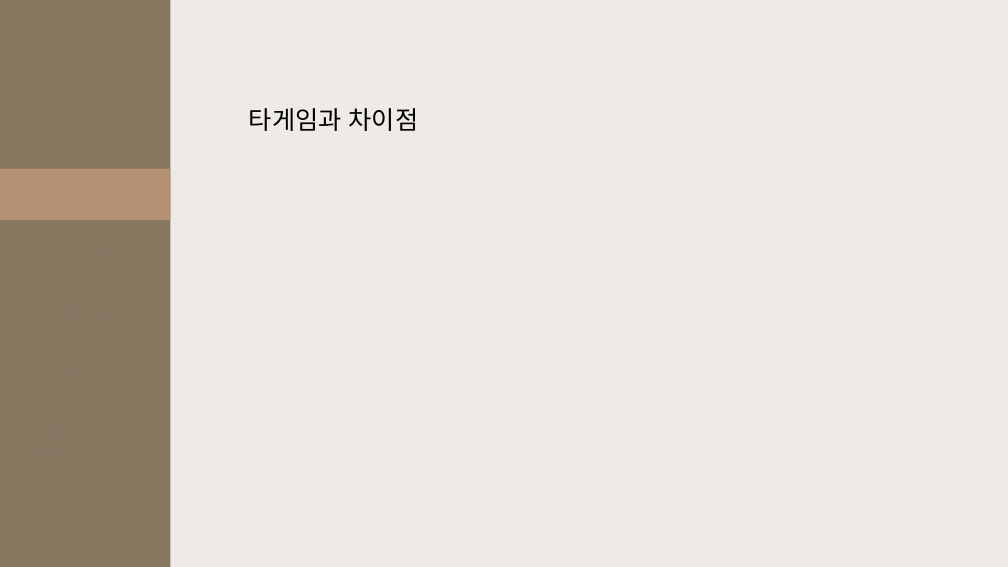
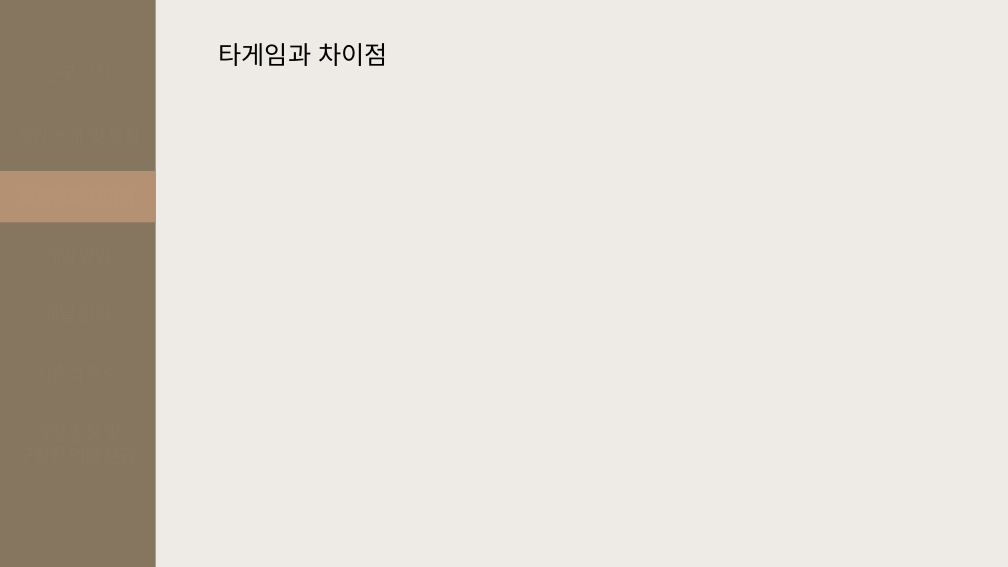
Before and after one commit to goldsun119/Graduation-Project, a slide deck: slide 8 of Document/1206 기획발표자료_03.pptx. Drawn at 1008x567 pixels with LibreOffice and Linux fonts; fonts in the diff are those of the drawing. Boxes give left, top, right and bottom in pixels: in the first picture for what was removed or moved away, otherwise in the second. Text is boxed around its words. In the diff, an @@ line names an element or a change of style, - is before the commit and + after.

```diff
--- a/Document/1206 기획발표자료_03.pptx
+++ b/Document/1206 기획발표자료_03.pptx
@@ rectangle: place and size @@
-rectangle at box(0, 0, 170, 567)
+rectangle at box(0, 0, 156, 567)
@@ text "타게임과 차이점": place and size @@
-text "타게임과 차이점" at box(249, 108, 419, 131)
+text "타게임과 차이점" at box(218, 43, 388, 66)
@@ rectangle: place and size @@
-rectangle at box(0, 169, 170, 220)
+rectangle at box(0, 171, 156, 222)
```
Also in this commit, not shown: 3 other slides changed, 2 slides removed, 1 other file.
